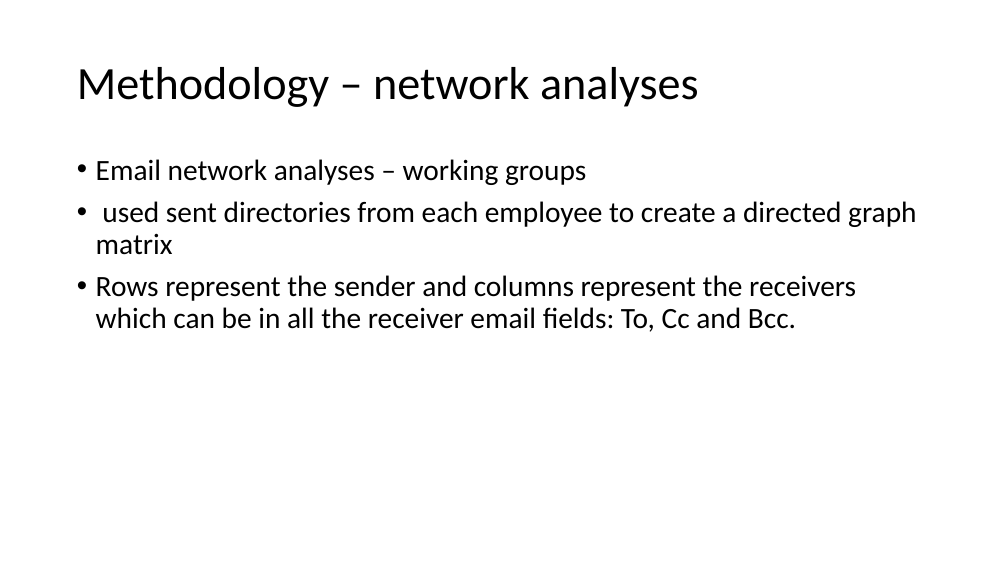
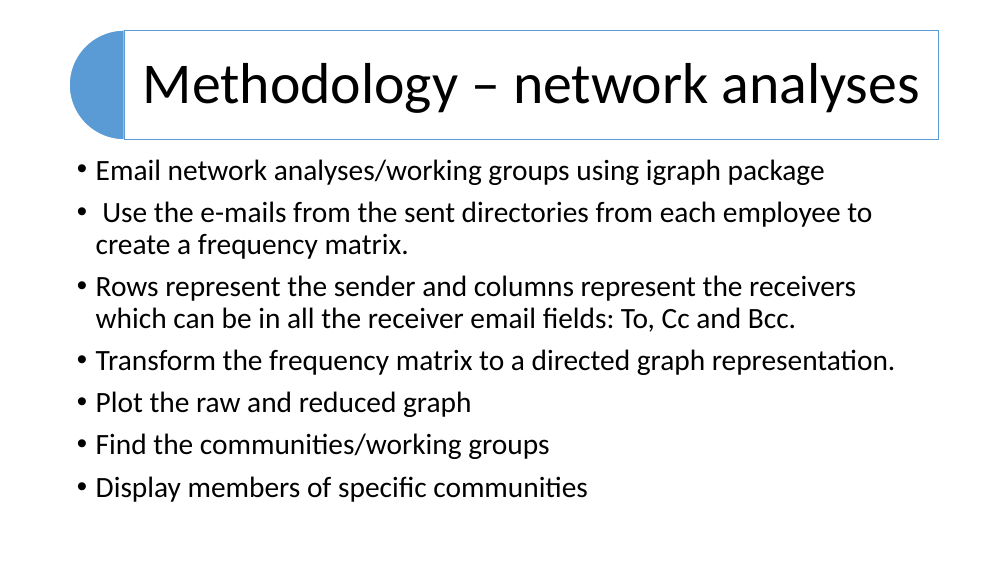
Before and after one commit to dbancea/enron-email-analyses, a slide deck: slide 3 of enron_email_analyses.pptx. Drawn at 1008x567 pixels with LibreOffice and Linux fonts; fonts in the diff are those of the drawing. Boxes give left, top, right and bottom in pixels: in the first picture for what was removed or moved away, otherwise in the second. Text is boxed around its words. In the diff, an @@ line names an element or a change of style, - is before the commit and + after.

```diff
--- a/enron_email_analyses.pptx
+++ b/enron_email_analyses.pptx
@@ pie slice (boxed as its full ellipse) added at <box>70,30,179,140</box>, fill #5B9BD5, outline #FFFFFF 1 pt @@
@@ text "Methodology – network analyses": place and size @@
-text "Methodology – network analyses" at <box>77,67,699,107</box>
+text "Methodology – network analyses" at <box>143,63,920,113</box>
@@ text "Methodology – network analyses" at <box>143,63,920,113</box>: size 44 to 55 pt; alignment left to centre; more space between paragraphs @@
@@ rectangle added at <box>124,30,939,140</box>, fill #FFFFFF at 90% opacity, outline #5B9BD5 1 pt @@
@@ text at <box>96,159,872,259</box>: text changed @@
-• Email network analyses – working groups
-• used sent directories from each employee to create a directed graph matrix
+• Email network analyses/working groups using igraph package
+• Use the e-mails from the sent directories from each employee to create a frequency matrix.
@@ text at <box>96,349,896,502</box>: paragraphs added @@
+• Transform the frequency matrix to a directed graph representation.
+• Plot the raw and reduced graph
+• Find the communities/working groups
+• Display members of specific communities
```
Also in this commit, not shown: 7 other slides changed, 4 other files.
